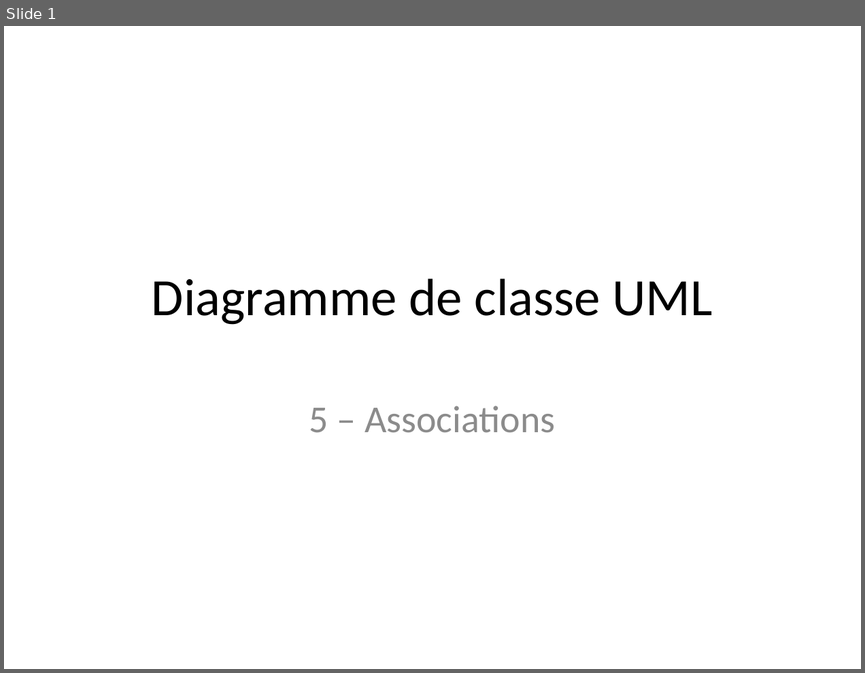
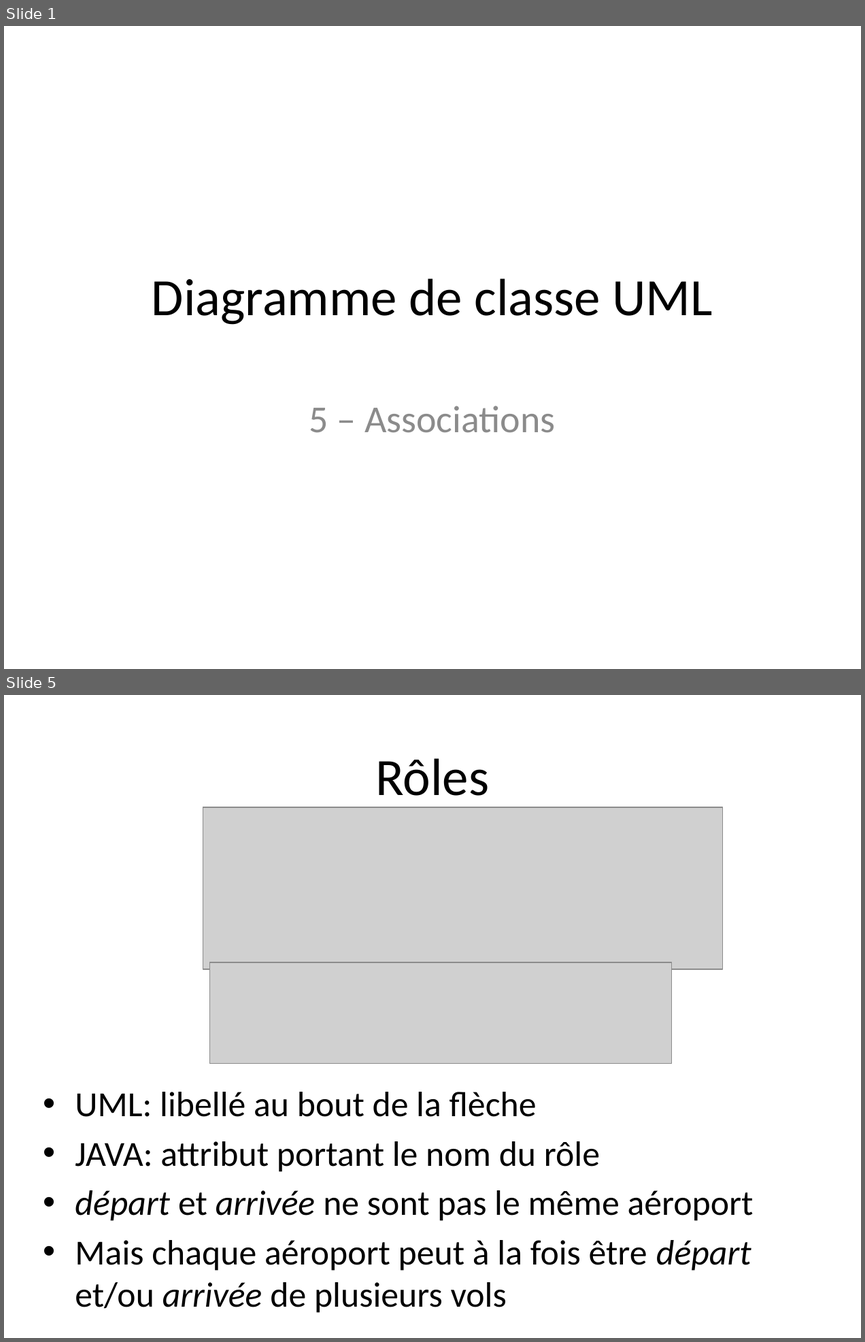
Before and after one commit to profesig/exosOO, a slide deck: Diagramme de classe/L5 - Associations/L5 - Associations.pptx. Shown one above the other, each under a label of ours: slide 1 before the commit, slides 1 and 5 after it; the slides between them are not shown. The pictures are 865x673 and 865x1342 pixels, drawn with LibreOffice and Linux fonts; fonts in the diff are those of the drawing; grey boxes stand for pictures. Boxes give left, top, right and bottom in pixels: in the first picture for what was removed or moved away, otherwise in the second. Text is boxed around its words. In the diff, an @@ line names an element or a change of style, - is before the commit and + after.

```diff
--- a/Diagramme de classe/L5 - Associations/L5 - Associations.pptx
+++ b/Diagramme de classe/L5 - Associations/L5 - Associations.pptx
@@ slide 5 added at (4,695,861,1338), background #FFFFFF @@
@@ title added at (375,758,489,807), 44 pt, text #000000 @@
+Rôles
@@ picture added at (203,807,722,969) @@
@@ picture added at (209,962,672,1064) @@
@@ text added at (75,1091,753,1312), 29.6 pt, text #000000 @@
+• UML: libellé au bout de la flèche
+• JAVA: attribut portant le nom du rôle
+• départ et arrivée ne sont pas le même aéroport
+• Mais chaque aéroport peut à la fois être départ et/ou arrivée de plusieurs vols
```
Also in this commit, not shown: 4 slides changed, 4 other slides added, 2 slides removed, 10 other files.
